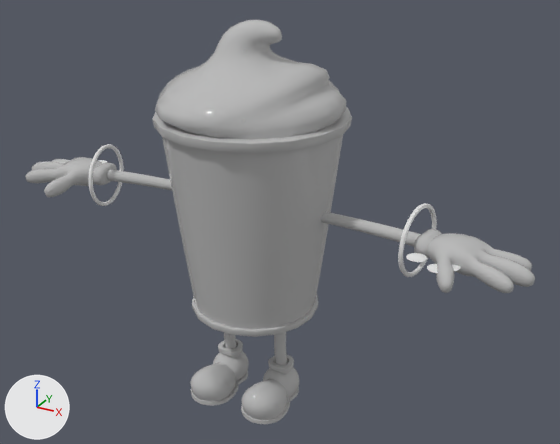
Renders of the FBX model Assets/Models/Characters/Frosty.fbx from each side of a commit.
The view is the same before and after, from a 50 mm lens placed at (1.64, -2.74, 2.25), pointed at (0.12, 0.03, 0.87). Every picture has the same lights, and +X, +Y and +Z are marked at lower left. The picture after the commit comes second. Where no turn or scale is listed for an object, it has been applied to the vertices. Vertices at exactly the same position are counted once.

Objects in the first picture: 'Ctrl_L_Arm', 'Ctrl_L_Index', 'Ctrl_L_Thumb', 'Frosty' and 1 more.
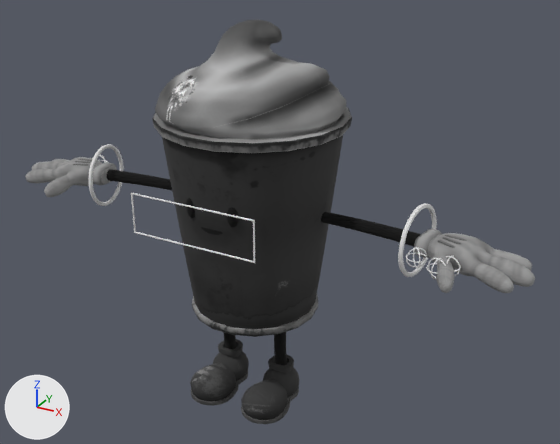
Boxes [x1, y1, x2, y2] around the edits, measured in the pictures (560 x 444 px):
'Frosty', recoloured, surface changed (darker): [25, 20, 535, 424] in both
'Ctrl_Eye_Frame', added: after [131, 193, 255, 263]
'Ctrl_L_Thumb', reshaped: before [406, 253, 427, 262]; after [406, 247, 428, 268]
'Frosty_Eye_L', added: after [227, 207, 239, 227]
'Ctrl_L_Index', reshaped: before [427, 264, 438, 273]; after [426, 258, 446, 279]
'Frosty_Eye_R', added: after [186, 198, 195, 218]
part 2 of me_mesh_007, added: after [428, 258, 446, 278]
part 3 of me_mesh_007, deleted: before [427, 264, 438, 273]
part 4 of me_mesh_006, added: after [406, 252, 428, 263]
part 5 of me_mesh_006, added: after [413, 247, 420, 268]
part 6 of me_mesh_006, added: after [406, 248, 427, 267]
part 7 of me_mesh_006, deleted: before [406, 253, 427, 262]

The change in detail:
Picture 'FROSTY.png' (img_frosty_png) is new.
Material 'frosty' (mat_frosty) is new.
Its texture is img_frosty_png.
Its roughness is 1.0.
me_mesh_007 is used by ob_ctrl_l_index; location (0.911, -0.209, 0.943).
me_mesh_007 had 83 vertices, 26 faces and spanned x -0.039..0.039, y -0.039..0.039, z -0.039..0.039.
me_mesh_007 now has 672 vertices, 672 faces and spans x -0.0415..0.0415, y -0.0415..0.0415, z -0.0415..0.0415.
me_mesh_007 part 2: a new loose piece of 224 vertices spanning x -0.0402..0.0402, y -0.0124..0.0124, z -0.0413..0.0413.
me_mesh_007 part 3: 83 vertices removed from x -0.039..0.039, y -0.039..0.039, z -0.039..0.039.
Other edits to the shape of me_mesh_007 do not show in these pictures.
me_mesh_010 has 3470 vertices, 3394 faces and spans x -1.24..1.24, y -0.41..0.42, z 0.0..1.75.
me_mesh_010 is used by ob_frosty; location (0.0, 0.0, 0.0).
me_mesh_010 no longer uses material mat_01___default (grey #bcbcbc).
me_mesh_010 part 1: texture (UV) coordinates of 3394 of 3394 faces, centred in x -1.24..1.24, y -0.41..0.41, z 0.0..1.75, changed; they spanned u -79.86..20.25, v -22.34..20.24 and now span u 0.01..1.0, v 0.0..1.0.
me_mesh_010 gains material mat_frosty (picture img_frosty_png).
me_mesh_006 is used by ob_ctrl_l_thumb; location (0.812, -0.158, 0.943).
me_mesh_006 had 83 vertices, 26 faces and spanned x -0.0389..0.0389, y -0.0389..0.0389, z -0.039..0.039.
me_mesh_006 now has 672 vertices, 672 faces and spans x -0.0415..0.0415, y -0.0415..0.0415, z -0.0415..0.0415.
me_mesh_006 part 4: a new loose piece, a torus around z (ring radius 0.039, tube radius 0.0025) spanning x -0.0415..0.0415, y -0.0415..0.0415, z -0.0025..0.0025.
me_mesh_006 part 5: a new loose piece of 224 vertices spanning x -0.0258..0.0258, y -0.0336..0.0336, z -0.0413..0.0413.
me_mesh_006 part 6: a new loose piece of 224 vertices spanning x -0.0337..0.0337, y -0.0259..0.0259, z -0.0415..0.0415.
me_mesh_006 part 7: 83 vertices removed from x -0.0389..0.0389, y -0.0389..0.0389, z -0.039..0.039.
Mesh me_mesh_012 is new.
It has 24 vertices, 24 faces and spans x -28.8..28.8, y -10.4..7.4, z -0.3..0.3.
Mesh me_mesh_011 is new.
It has 57 vertices, 48 faces and spans x -0.0241..0.0235, y -0.0163..0.0136, z -0.0467..0.0467.
It uses material mat_frosty (picture img_frosty_png).
Mesh me_mesh_013 is new.
It has 57 vertices, 48 faces and spans x -0.0235..0.0249, y -0.0155..0.0136, z -0.0467..0.0467.
It uses material mat_frosty (picture img_frosty_png).
Object 'Ctrl_Eye_Frame' (ob_ctrl_eye_frame) is new; it shows me_mesh_012.
Its location is (0.0, -0.477, 1.037).
Its rotation in degrees is (90, 0, 0).
Its scale is (0.01, 0.01, 0.01).
Object 'Frosty_Eye_R' (ob_frosty_eye_r) is new; it shows me_mesh_011.
Its location is (-0.099, -0.337, 1.028).
Object 'Frosty_Eye_L' (ob_frosty_eye_l) is new; it shows me_mesh_013.
Its location is (0.099, -0.337, 1.028).
